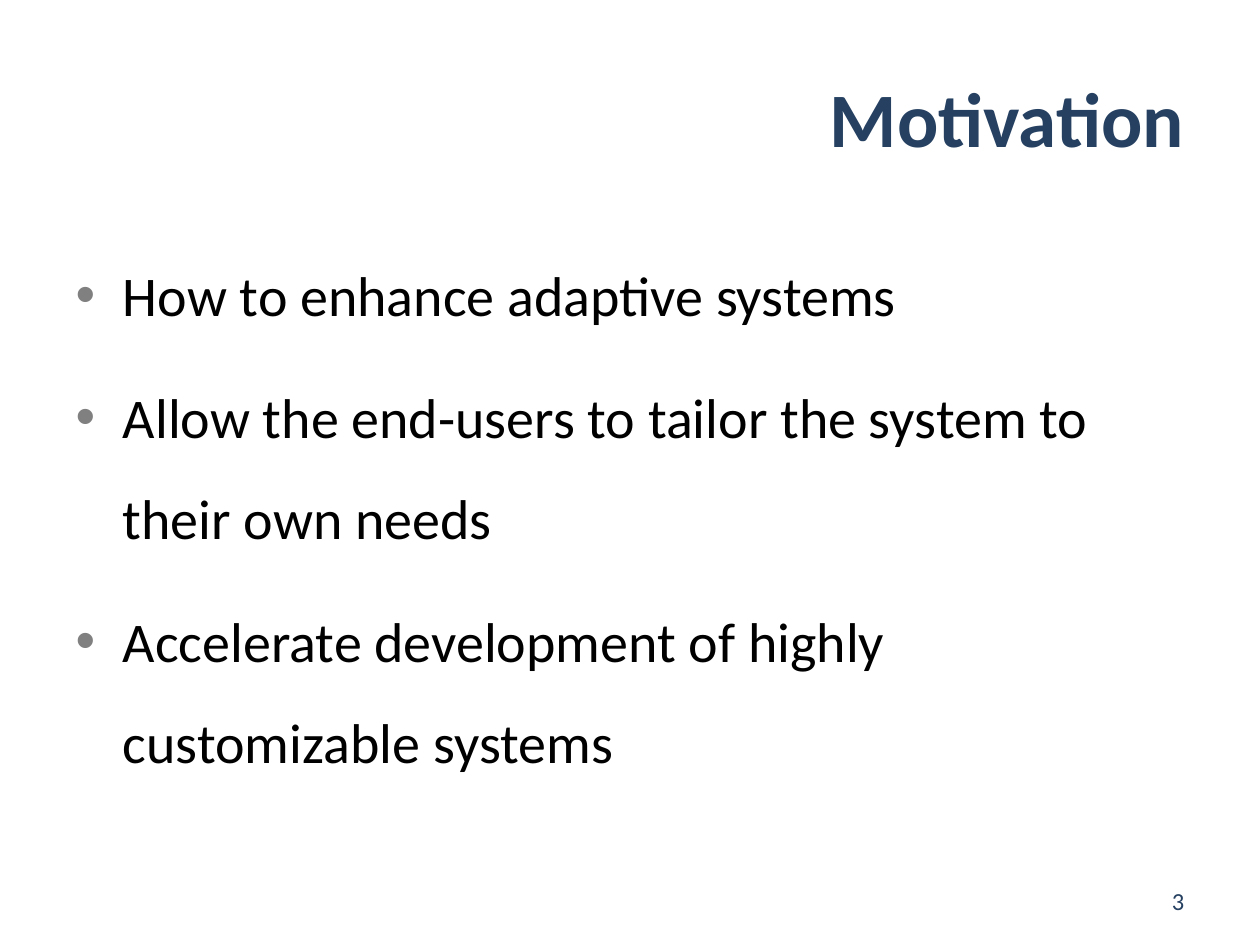
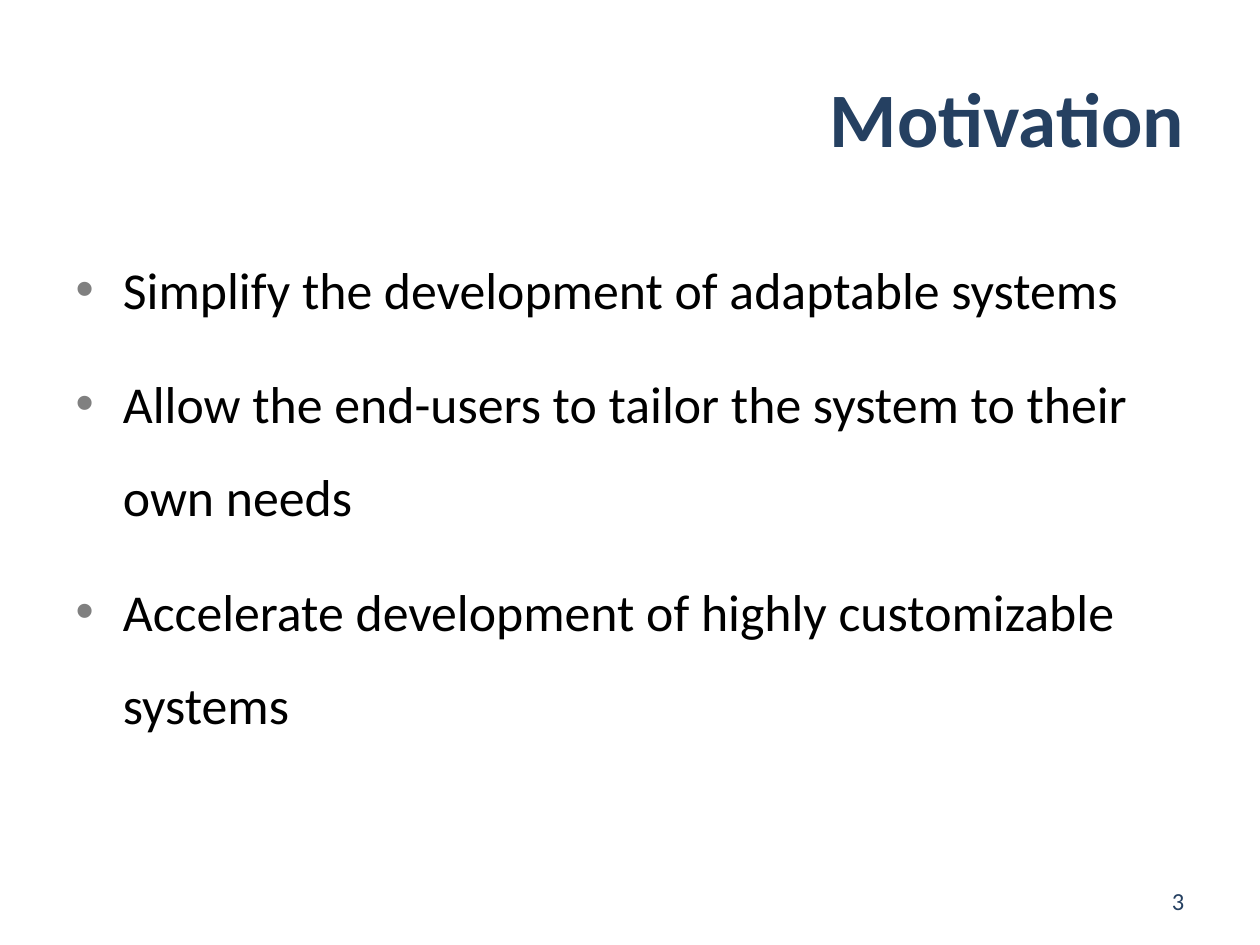
Before and after one commit to jgradim/thesis, a slide deck: slide 3 of presentations/pdis2.pptx. Drawn at 1260x945 pixels with LibreOffice and Linux fonts; fonts in the diff are those of the drawing. Boxes give left, top, right and bottom in pixels: in the first picture for what was removed or moved away, otherwise in the second. Text is boxed around its words. In the diff, an @@ line names an element or a change of style, - is before the commit and + after.

```diff
--- a/presentations/pdis2.pptx
+++ b/presentations/pdis2.pptx
@@ text at box(123, 273, 1117, 318): text changed; size 32 to 29.6 pt @@
-• How to enhance adaptive systems
+• Simplify the development of adaptable systems
@@ text at box(123, 387, 1127, 733): size 32 to 29.6 pt in "Allow the end-users to tailor the system ...", "Accelerate development of highly customizable systems" @@
```
Also in this commit, not shown: 5 other slides changed, 1 other file.
